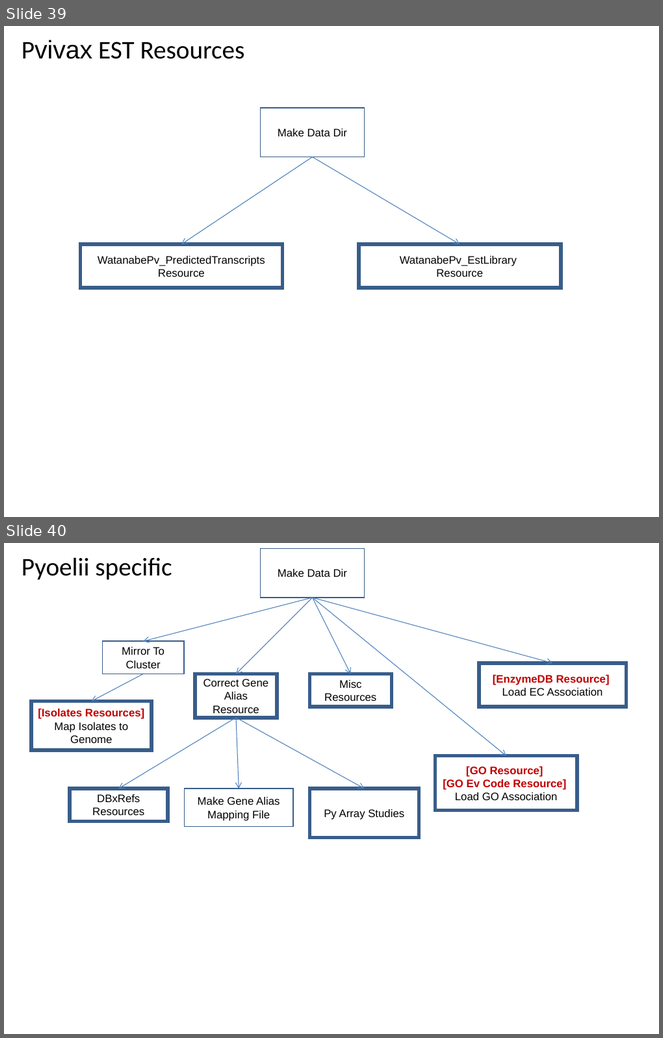
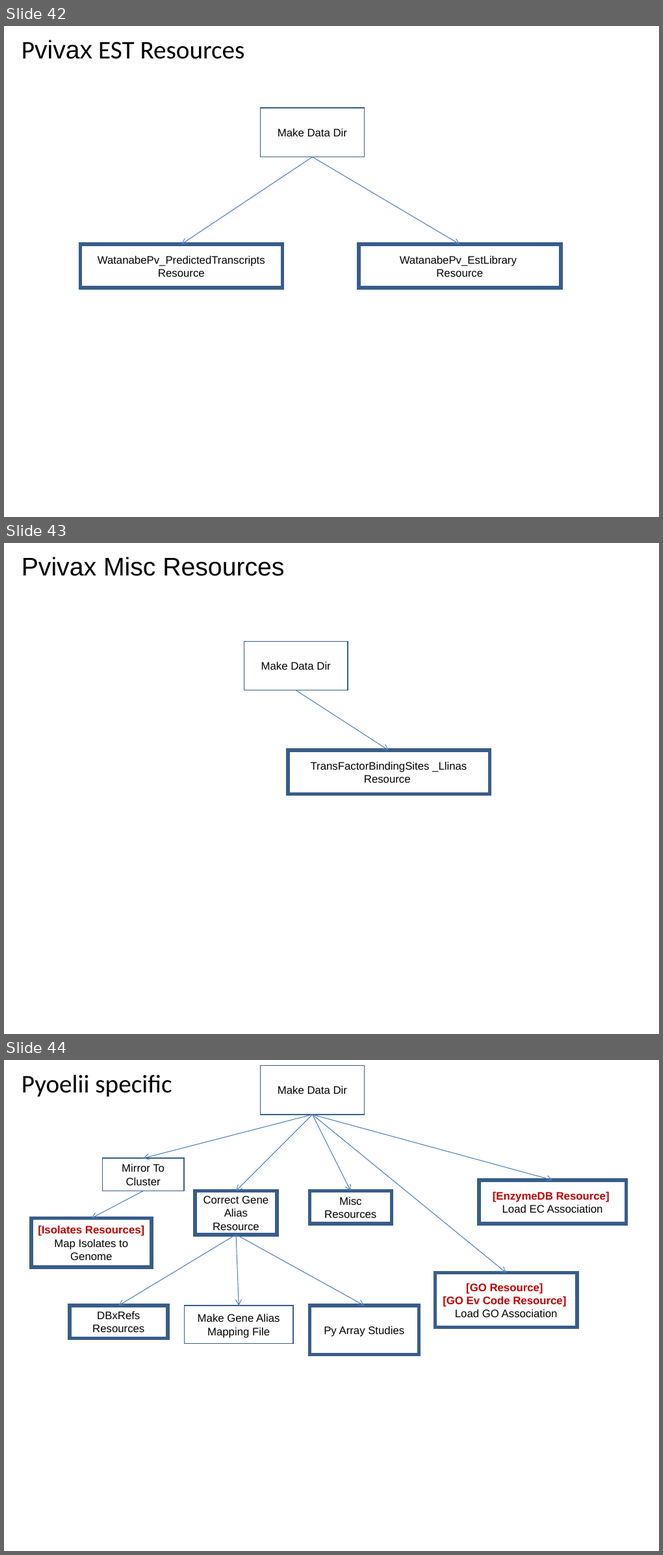
Before and after one commit to VEuPathDB/ApiCommonWorkflow, a slide deck: Main/doc/IntegratedWorkflow.ppt. Shown one above the other, each under a label of ours: slides 39 and 40 before the commit, slides 42, 43 and 44 after it. The pictures are 663x1038 and 663x1555 pixels, drawn with LibreOffice and Linux fonts; fonts in the diff are those of the drawing. Boxes give left, top, right and bottom in pixels: in the first picture for what was removed or moved away, otherwise in the second. Text is boxed around its words. In the diff, an @@ line names an element or a change of style, - is before the commit and + after.

```diff
--- a/Main/doc/IntegratedWorkflow.ppt
+++ b/Main/doc/IntegratedWorkflow.ppt
@@ slide 43 added at box(4, 543, 659, 1034), background #FFFFFF @@
@@ title added at box(22, 557, 284, 576), 28 pt, text #000000 @@
+Pvivax Misc Resources
@@ rectangle added at box(244, 641, 348, 691), outline #385D8A 0.99 pt, 12 pt, text #000000 @@
+Make Data Dir
@@ arrow added from (296, 691) to (389, 751), #4A7EBB 0.74 pt @@
@@ rectangle added at box(287, 751, 490, 795), outline #385D8A 4 pt, 12 pt, text #000000 @@
+TransFactorBindingSites _Llinas Resource
@@ what was slide 39 is now slide 42 @@
@@ what was slide 40 is now slide 44 @@
```
Also in this commit, not shown: 6 slides changed, 3 other slides added.
